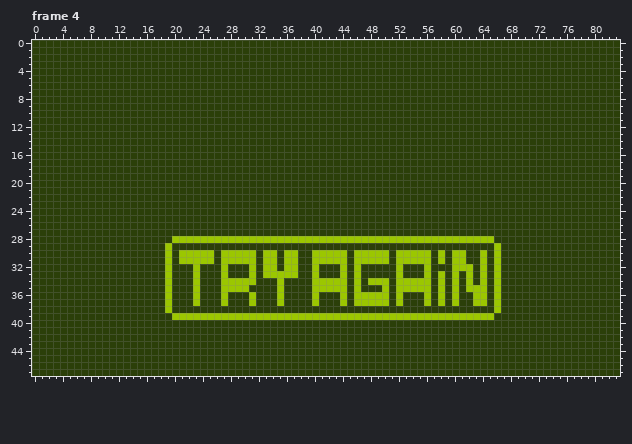
One commit to this pixel-art file: Assets/Assets/Nok-UI-TryAgain.aseprite. The picture above was drawn from the file before the commit.
84x48 pixels, 8 frames. Shown: frame 4.
New version:
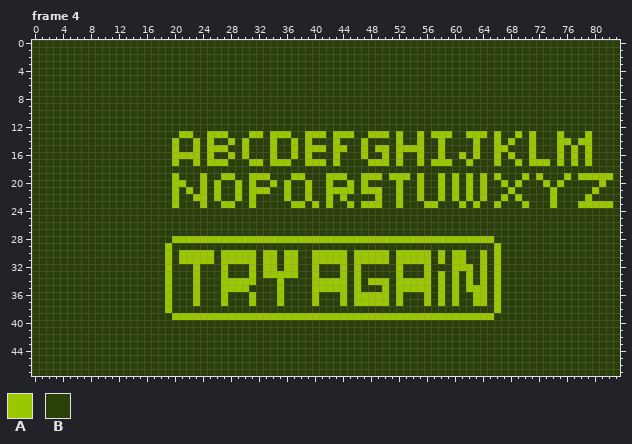
Palette (. is transparent): A #9bc700  B #2b3f09
The exact change:
Changed rows in their new state; - is an unchanged pixel.
Frame 4, layer "HoverOverTryAgain":
first column x 20:
13 -AA--AAA---AA-AAA--AAA-AAA--AAA-A--A-AAA--AAA-A--A-A---A---A---
14 A--A-A--A-A---A--A-A---A---A----A--A--A----A--A-A--A---AA-AA---
15 A--A-AAA--A---A--A-AAA-AA--A-AA-AAAA--A----A--AA---A---A-A-A---
16 AAAA-A--A-A---A--A-A---A---A--A-A--A--A--A-A--A-A--A---A-A-A---
17 A--A-AAA---AA-AAA--AAA-A----AAA-A--A-AAA--A---A--A-AAA-A-A-A---
19 A---A--AA--AAA---AA---AAA--AAA-AAA-A--A-A-A-A-A---A-A---A-AAAAA
20 AA--A-A--A-A--A-A--A--A--A-A----A--A--A-A-A-A--A-A---A-A-----A-
21 A-A-A-A--A-AAA--A--A--AAAA-AAA--A--A--A-A-A-A---A-----A-----A--
22 A--AA-A--A-A----A--A--A-A----A--A--A--A-A-A-A--A-A----A----A---
23 A---A--AA--A-----AA-A-A--A-AAA--A---AA---A-A--A---A---A---AAAAA
Boxes around the changes in both pictures, in picture pixels (x1, y1, x2, y2):
changed: (172, 131, 613, 208)
